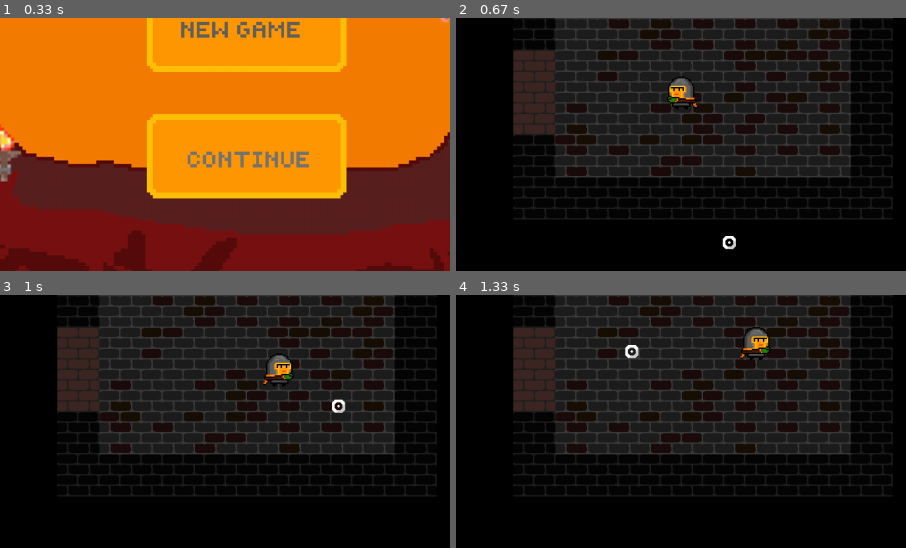
Above: before the commit, frames 1-4 (two rows, left to right).
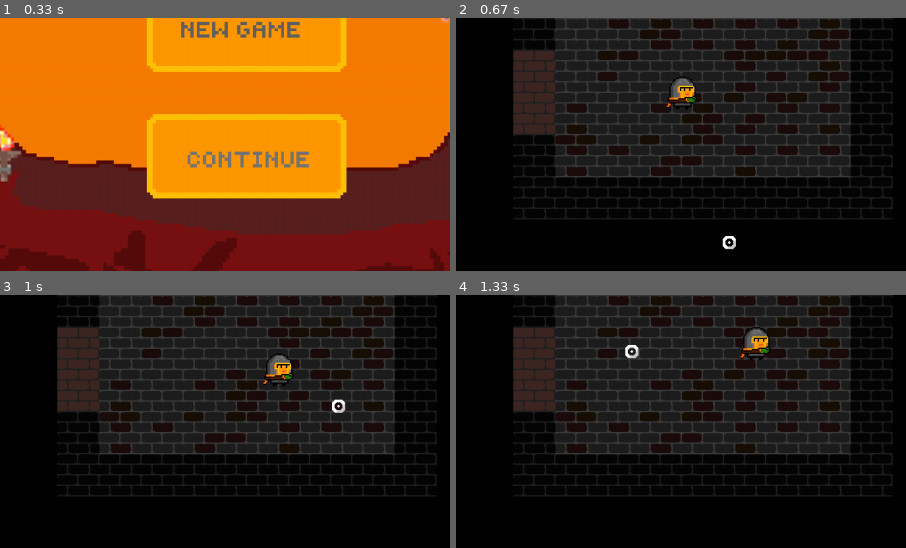
Above: after the commit, the same moments.

Repository: VladislavTuzov/PyGame
Game: pygame game, started from main.py
Same seed, same stepped clock (60 frames per second), same inputs: the game is played once before the commit and once after it.
Inputs (mouse positions are % of the whole screen's width and height, from its top left):
- Up to frame 1 (0.33 s): no input
- Up to frame 2 (0.67 s): press the mouse at (50, 37) at 0.37 s; move the mouse to (51, 58) at 0.47 s; release the mouse at (53, 79) at 0.6 s
- Up to frame 3 (1 s): hold Right from 0.67 s (still down); move the mouse to (60, 57) at 0.7 s
- Up to frame 4 (1.33 s): release Right at 1.13 s; hold Up from 1.17 s (still down); move the mouse to (42, 46) at 1.2 s
The pictures show only the part of the screen within x 23-73%, y 35-85%; the shares and areas given below are measured in that part.

Frame 1 is identical in both runs. In frame 2, 0.4% of the frame differs, in the area x 46-54%, y 23-36%; in frame 3, nothing differs; in frame 4, nothing differs.

Commit message:
right images by default

Diff:
--- a/classes/heroes.py
+++ b/classes/heroes.py
@@ -9,12 +9,12 @@
     def __init__(self, hero_name, hp, protection, weapon_limit=2):
         super().__init__()
         # pygame attributes
-        self.image_left = pygame.image.load(
-            f'source/heroes/{hero_name}/default_left.png'
+        self.image_right = pygame.image.load(
+            f'source/heroes/{hero_name}/default_right.png'
         )
-        self.image_right = pygame.transform.flip(self.image_left, True, False)
+        self.image_left = pygame.transform.flip(self.image_right, True, False)
 
-        self.image = self.image_left  # by default, then will be changed by direction
+        self.image = self.image_right  # by default, then will be changed by direction
         self.rect = self.image.get_rect()
 
         self.speed = 240 / FPS  # pixels per second
--- a/classes/weapons.py
+++ b/classes/weapons.py
@@ -10,11 +10,11 @@
     def __init__(self, weapon_name, damage, cooldown):
         super().__init__()
 
-        self.image_left = pygame.image.load(
-            f'source/weapons/{weapon_name}/left.png')
-        self.image_right = pygame.transform.flip(self.image_left, True, False)
+        self.image_right = pygame.image.load(
+            f'source/weapons/{weapon_name}/right.png')
+        self.image_left = pygame.transform.flip(self.image_right, True, False)
 
-        self.image = self.image_left  # by default, then will be change by direction
+        self.image = self.image_right  # by default, then will be change by direction
         self.rect = self.image.get_rect()
 
         self.weapon_name = weapon_name
